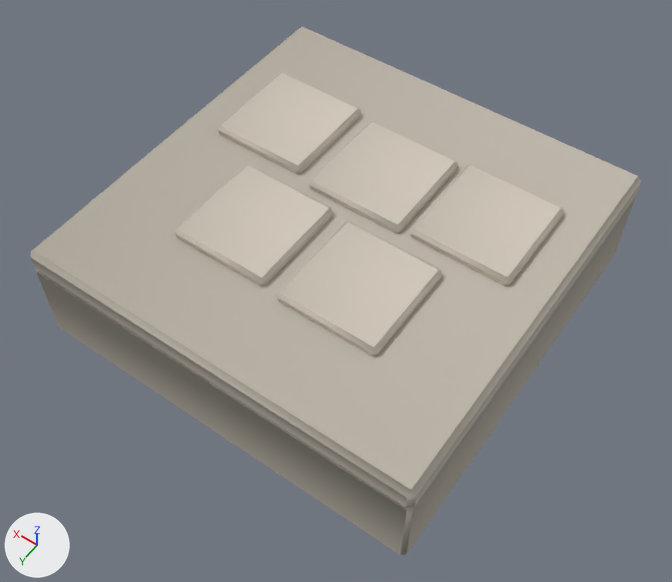
The glTF model assets/3d/reworked/tile_stone_road.glb, before and after one commit.
Both versions are drawn from a 50 mm lens placed at (-1.63, 2.36, 3.1), pointed at (-0.05, 0.15, -0.37). The lights are fixed; the arrows at lower left show +X, +Y and +Z. The first picture is the older version. Vertices at exactly the same position are counted once.

Before the edit, the objects in view are built like this:
```python
ob_ro_body = bpy.data.objects.new('ro_body', me_cube_046)
ob_ro_body.location = (0.0, 0.0, 0.0)
ob_ro_cap = bpy.data.objects.new('ro_cap', me_cube_047)
ob_ro_cap.location = (0.0, 0.0, 0.0)
ob_ro_s0 = bpy.data.objects.new('ro_s0', me_cube_048)
ob_ro_s0.location = (0.0, 0.0, 0.0)
ob_ro_s1 = bpy.data.objects.new('ro_s1', me_cube_049)
ob_ro_s1.location = (0.0, 0.0, 0.0)
ob_ro_s2 = bpy.data.objects.new('ro_s2', me_cube_050)
ob_ro_s2.location = (0.0, 0.0, 0.0)
ob_ro_s3 = bpy.data.objects.new('ro_s3', me_cube_051)
ob_ro_s3.location = (0.0, 0.0, 0.0)
ob_ro_s4 = bpy.data.objects.new('ro_s4', me_cube_052)
ob_ro_s4.location = (0.0, 0.0, 0.0)
```
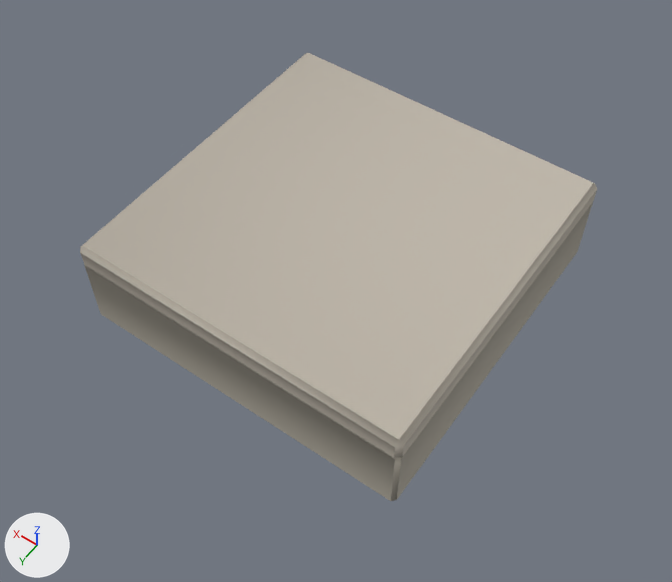
Patch to the scene script:
```diff
--- a/assets/3d/reworked/tile_stone_road.glb.py
+++ b/assets/3d/reworked/tile_stone_road.glb.py
@@ me_cube_046 @@
 # used by ob_ro_body; location = (0.0, 0.0, 0.0)
-me_cube_046.from_pydata(...)  # 24 vertices, 44 faces; spans x -1.0..1.0, y -1.0..1.0, z -0.56..-0.1
+me_cube_046.from_pydata(...)  # 24 vertices, 44 faces; spans x -0.85..0.85, y -0.85..0.85, z -0.5..-0.1
+# me_cube_046 part 1: the whole mesh is scaled about its middle by (0.848, 0.848, 0.863), then moved by (0.0, 0.0, 0.03)
 me_cube_046.materials.append(mat_stone_mid)
@@ me_cube_047 @@
 # used by ob_ro_cap; location = (0.0, 0.0, 0.0)
-me_cube_047.from_pydata(...)  # 24 vertices, 44 faces; spans x -1.0..1.0, y -1.0..1.0, z -0.12..0.01
+me_cube_047.from_pydata(...)  # 24 vertices, 44 faces; spans x -0.85..0.85, y -0.85..0.85, z -0.13..0.0
+# me_cube_047 part 2: the whole mesh is scaled about the mesh origin by (0.848, 0.848, 1)
 me_cube_047.materials.append(mat_stone_mid_light)
@@ ob_ro_s0 @@
-ob_ro_s0 = bpy.data.objects.new('ro_s0', me_cube_048)
-ob_ro_s0.location = (0.0, 0.0, 0.0)
@@ ob_ro_s1 @@
-ob_ro_s1 = bpy.data.objects.new('ro_s1', me_cube_049)
-ob_ro_s1.location = (0.0, 0.0, 0.0)
@@ ob_ro_s2 @@
-ob_ro_s2 = bpy.data.objects.new('ro_s2', me_cube_050)
-ob_ro_s2.location = (0.0, 0.0, 0.0)
@@ ob_ro_s3 @@
-ob_ro_s3 = bpy.data.objects.new('ro_s3', me_cube_051)
-ob_ro_s3.location = (0.0, 0.0, 0.0)
@@ ob_ro_s4 @@
-ob_ro_s4 = bpy.data.objects.new('ro_s4', me_cube_052)
-ob_ro_s4.location = (0.0, 0.0, 0.0)
```

Boxes [x1, y1, x2, y2] around the edits, measured in the pictures (672 x 582 px):
'ro_cap', rescaled (15% narrower, 16% shorter)
    before: [31, 27, 641, 507]
    after: [80, 53, 597, 458]
'ro_body', rescaled (15% narrower, 17% shorter)
    before: [36, 196, 636, 555]
    after: [85, 202, 593, 501]
'ro_s3', deleted (pale yellow)
    before: [277, 222, 442, 356]
'ro_s4', deleted (pale yellow)
    before: [175, 165, 333, 286]
'ro_s0', deleted (pale yellow)
    before: [410, 165, 564, 286]
'ro_s1', deleted (pale yellow)
    before: [309, 122, 458, 233]
'ro_s2', deleted (pale yellow)
    before: [218, 73, 361, 174]
